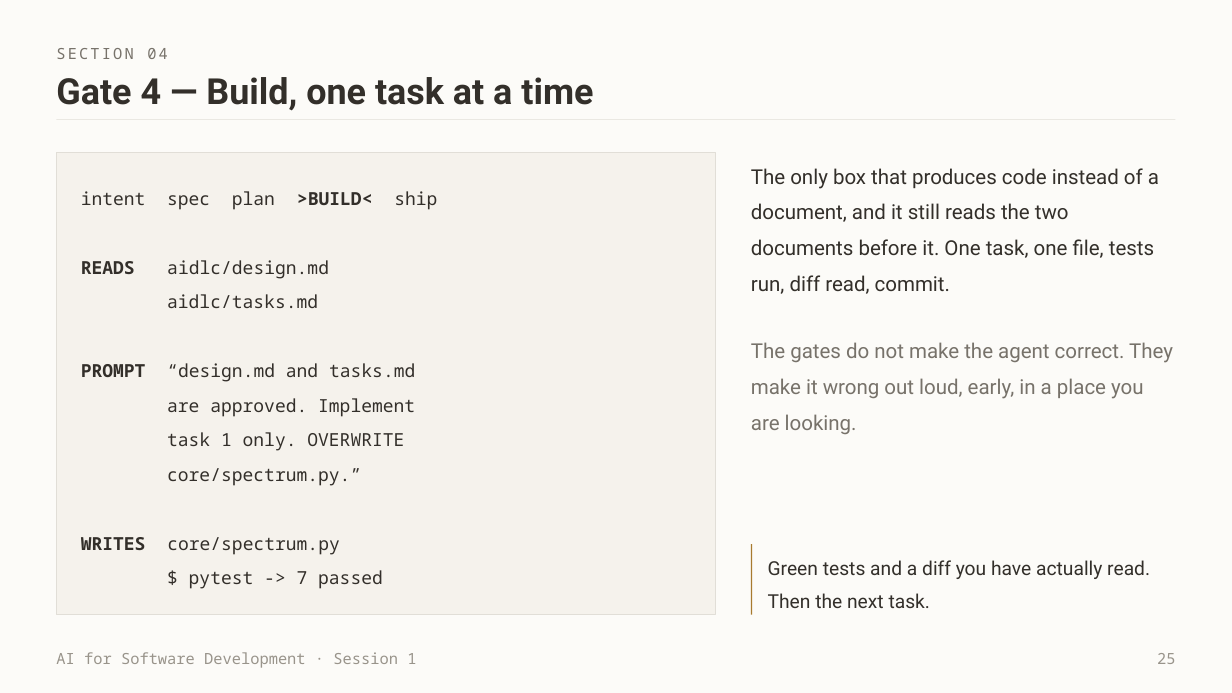
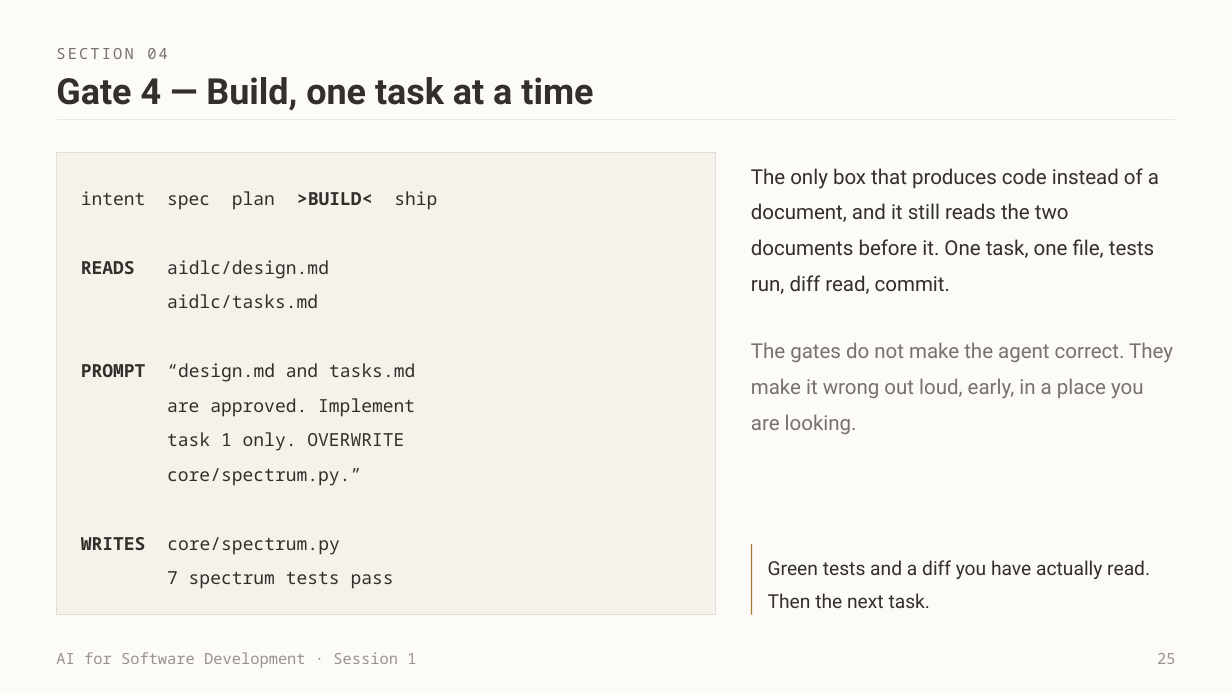
Before and after one commit to witchapong/ai-for-software-dev, a slide deck: slide 25 of slides/Session 1 - Meet Your Agent.pptx. Drawn at 1232x693 pixels with LibreOffice and Linux fonts; fonts in the diff are those of the drawing. Boxes give left, top, right and bottom in pixels: in the first picture for what was removed or moved away, otherwise in the second. Text is boxed around its words. In the diff, an @@ line names an element or a change of style, - is before the commit and + after.

```diff
--- a/slides/Session 1 - Meet Your Agent.pptx
+++ b/slides/Session 1 - Meet Your Agent.pptx
@@ text at (167,571,394,589): text changed @@
-$ pytest -> 7 passed
+7 spectrum tests pass
```
Also in this commit, not shown: 3 other files.
